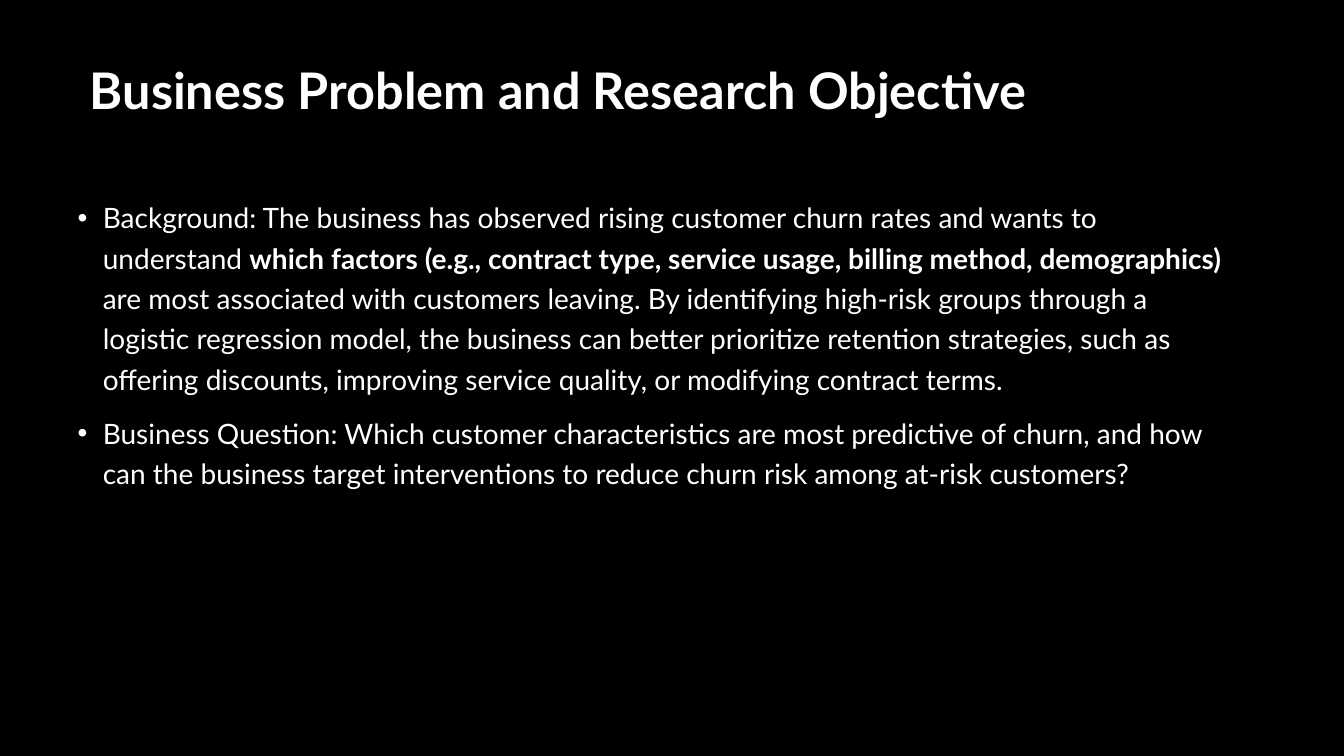
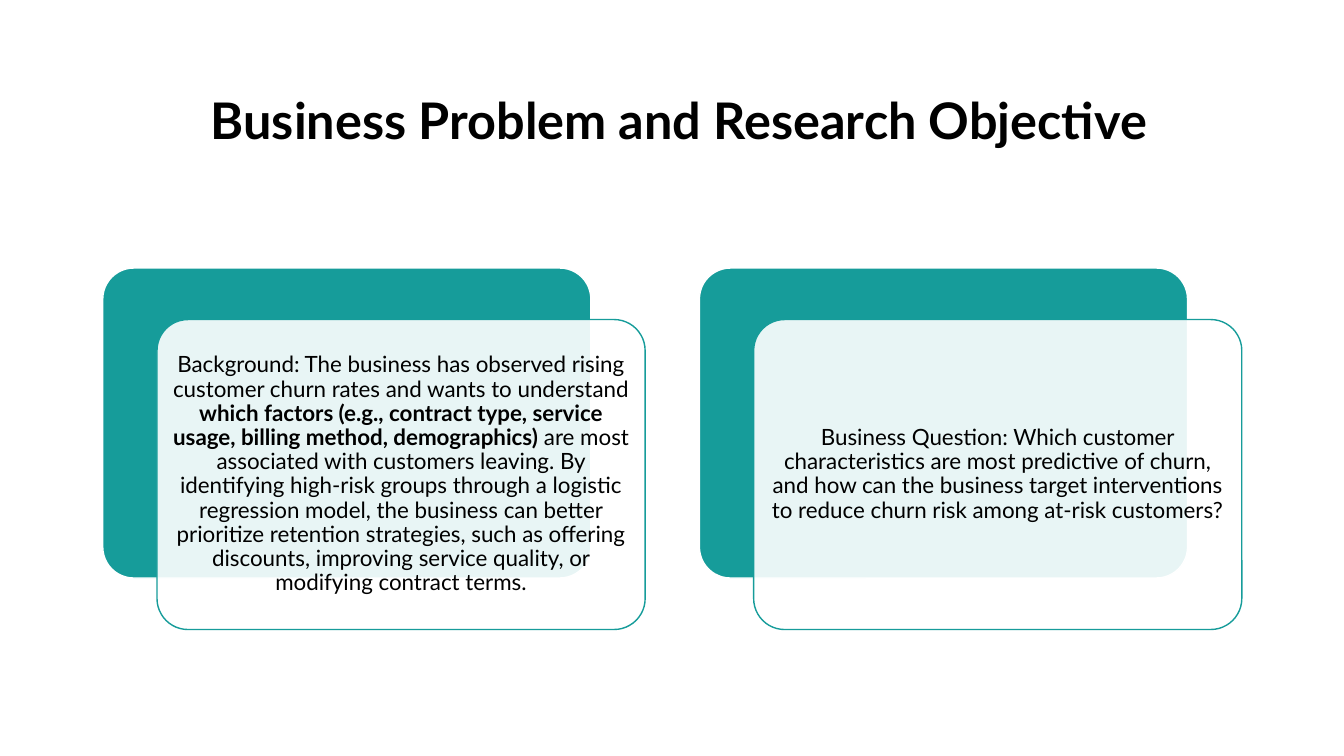
Before and after one commit to whygit10/dddm-final-project, a slide deck: slide 2 of ppt_template.pptx. Drawn at 1344x756 pixels with LibreOffice and Linux fonts; fonts in the diff are those of the drawing. Boxes give left, top, right and bottom in pixels: in the first picture for what was removed or moved away, otherwise in the second. Text is boxed around its words. In the diff, an @@ line names an element or a change of style, - is before the commit and + after.

```diff
--- a/ppt_template.pptx
+++ b/ppt_template.pptx
@@ background #000000 to #FFFFFF @@
@@ title "Business Problem and Research Objective": place and size @@
-title "Business Problem and Research Objective" at [90, 71, 1026, 117]
+title "Business Problem and Research Objective" at [211, 101, 1147, 147]
@@ title "Business Problem and Research Objective" at [211, 101, 1147, 147]: text colour #FFFFFF to #000000; alignment left to centre; vertical alignment top to middle @@
@@ text "Background: The business has observed ...": place and size @@
-text "Background: The business has observed ..." at [103, 207, 1221, 489]
+text "Background: The business has observed ..." at [173, 355, 629, 594]
@@ text "Background: The business has observed ..." at [173, 355, 629, 594]: size 20 to 16 pt, text colour #FFFFFF to #000000; alignment left to centre; bullet • to none; line spacing 1.2 to 0.9; less space between paragraphs; vertical alignment top to middle @@
@@ text at [103, 423, 1202, 489]: paragraph removed @@
-• Business Question: Which customer characteristics are most predictive of churn, and how can the business target interventions to reduce churn risk among at-risk customers?
@@ group added at [103, 268, 1242, 630]: 4 rounded rectangles, 1 text @@
+Business Question: Which customer characteristics are most predictive of churn, and how can the business target interventions to reduce churn risk among at-risk customers?
```
Also in this commit, not shown: 9 other slides changed.
